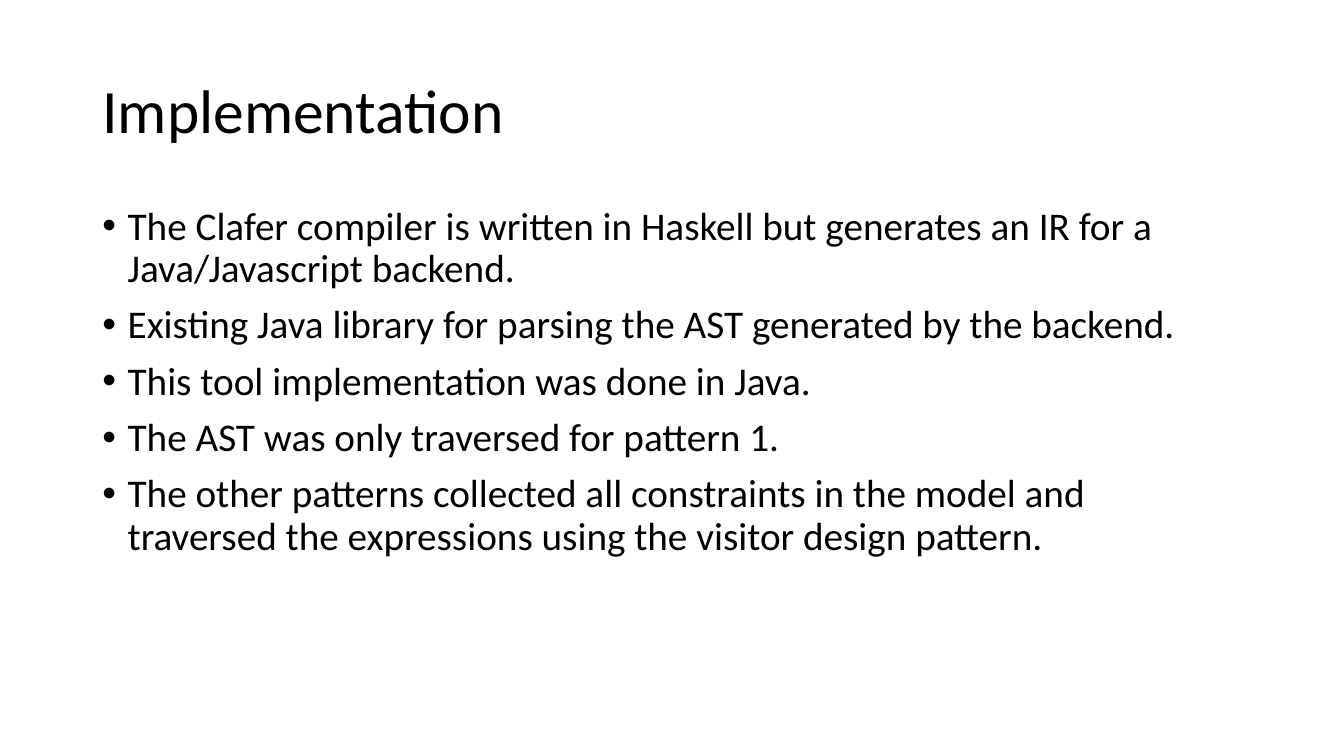
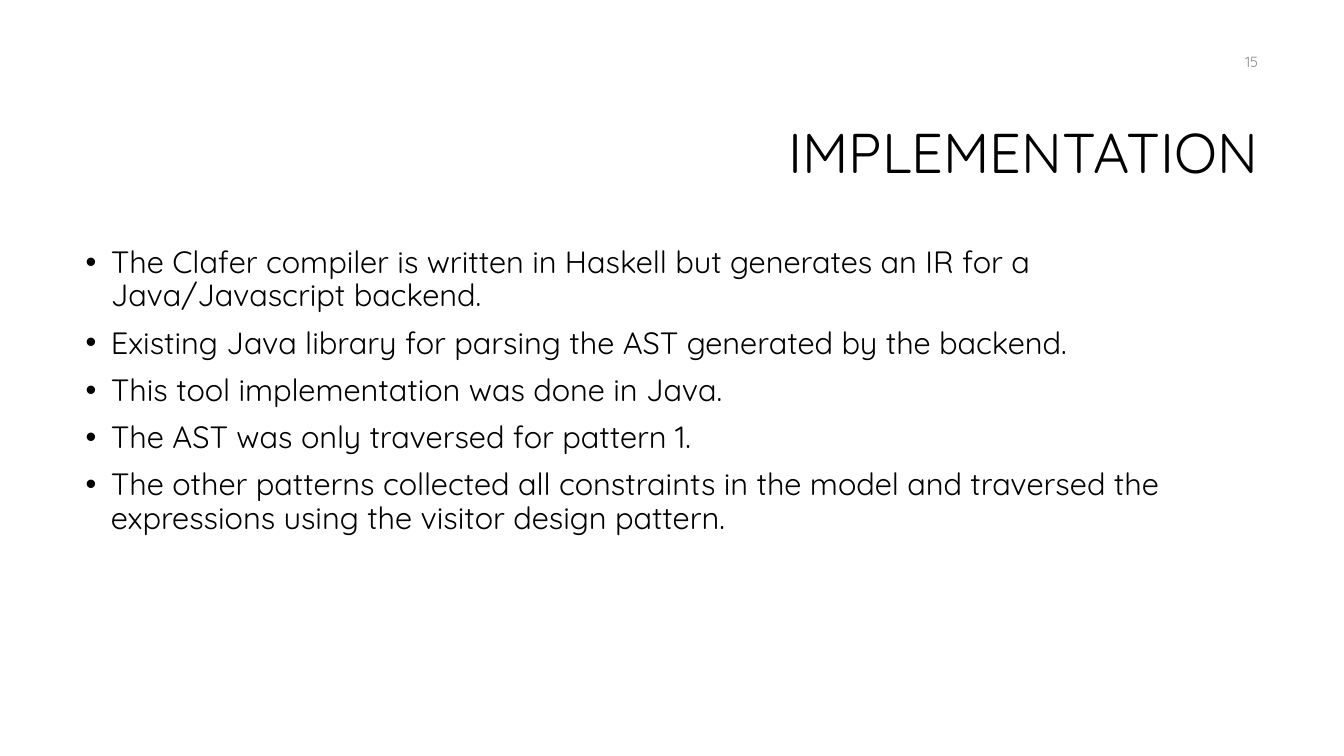
Before and after one commit to ross2jd/ECE654_Project, a slide deck: slide 15 of Presentation.pptx (slide 14 before the commit). Drawn at 1344x756 pixels with LibreOffice and Linux fonts; fonts in the diff are those of the drawing; background and template pictures are left out. Boxes give left, top, right and bottom in pixels: in the first picture for what was removed or moved away, otherwise in the second. Text is boxed around its words. In the diff, an @@ line names an element or a change of style, - is before the commit and + after.

```diff
--- a/Presentation.pptx
+++ b/Presentation.pptx
@@ page number added at (1245,57,1258,67), 10.5 pt, text #8C8C8C @@
+15
@@ title at (789,133,1259,174): text changed; size 44 to 40 pt; font Calibri to Quicksand @@
-Implementation
+IMPLEMENTATION
@@ text "The Clafer compiler is written ...": place and size @@
-text "The Clafer compiler is written ..." at (128,212,1174,557)
+text "The Clafer compiler is written ..." at (111,250,1159,535)
@@ text "The Clafer compiler is written ..." at (111,250,1159,535): size 28 to 22 pt, font Calibri to Quicksand @@
```
Also in this commit, not shown: 16 other slides changed, 2 slides added, 1 slide removed, 5 other files.
